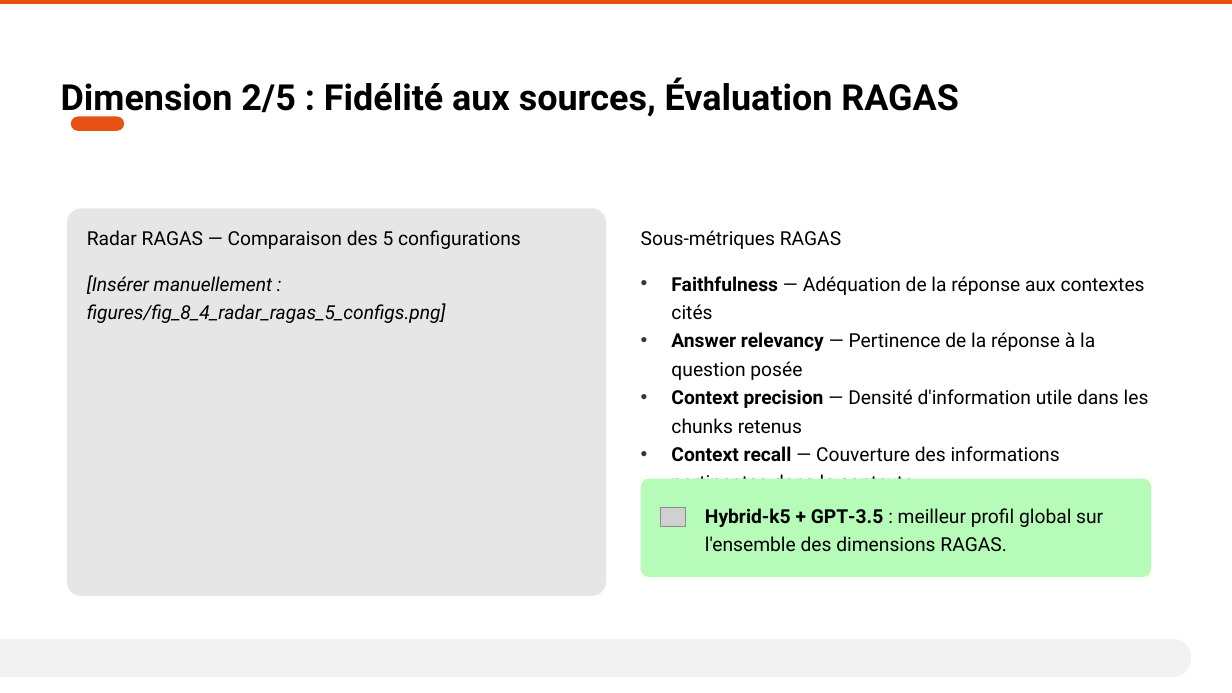
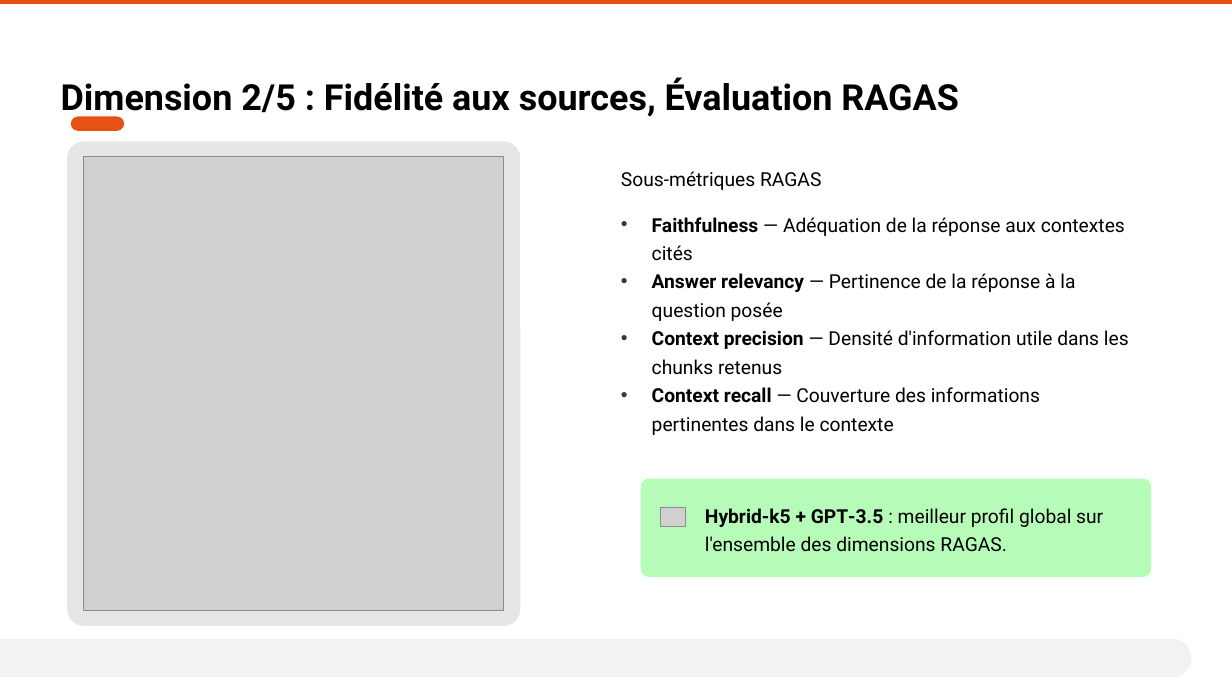
Before and after one commit to AurelienLELEU/memoire, a slide deck: slide 7 of Évaluer la cohérence et la fiabilité d'un système RAG en contexte industriel critique.pptx. Drawn at 1232x693 pixels with LibreOffice and Linux fonts; fonts in the diff are those of the drawing; grey boxes stand for pictures. Boxes give left, top, right and bottom in pixels: in the first picture for what was removed or moved away, otherwise in the second. Text is boxed around its words. In the diff, an @@ line names an element or a change of style, - is before the commit and + after.

```diff
--- a/Évaluer la cohérence et la fiabilité d'un système RAG en contexte industriel critique.pptx
+++ b/Évaluer la cohérence et la fiabilité d'un système RAG en contexte industriel critique.pptx
@@ rounded rectangle: place and size @@
-rounded rectangle at (67,208,606,596)
+rounded rectangle at (67,141,520,626)
@@ picture added at (83,156,504,611) @@
@@ text "Sous-métriques RAGAS": place and size @@
-text "Sous-métriques RAGAS" at (641,230,841,249)
+text "Sous-métriques RAGAS" at (621,171,821,190)
@@ text "Faithfulness — Adéquation de la ..." rewrapped from (671,276,1149,479) to (652,217,1129,435) @@
@@ text removed at (87,230,521,249) @@
-Radar RAGAS — Comparaison des 5 configurations
@@ text removed at (87,275,446,323) @@
-[Insérer manuellement : figures/fig_8_4_radar_ragas_5_configs.png]
```
Also in this commit, not shown: 6 other slides changed, 2 other files.
